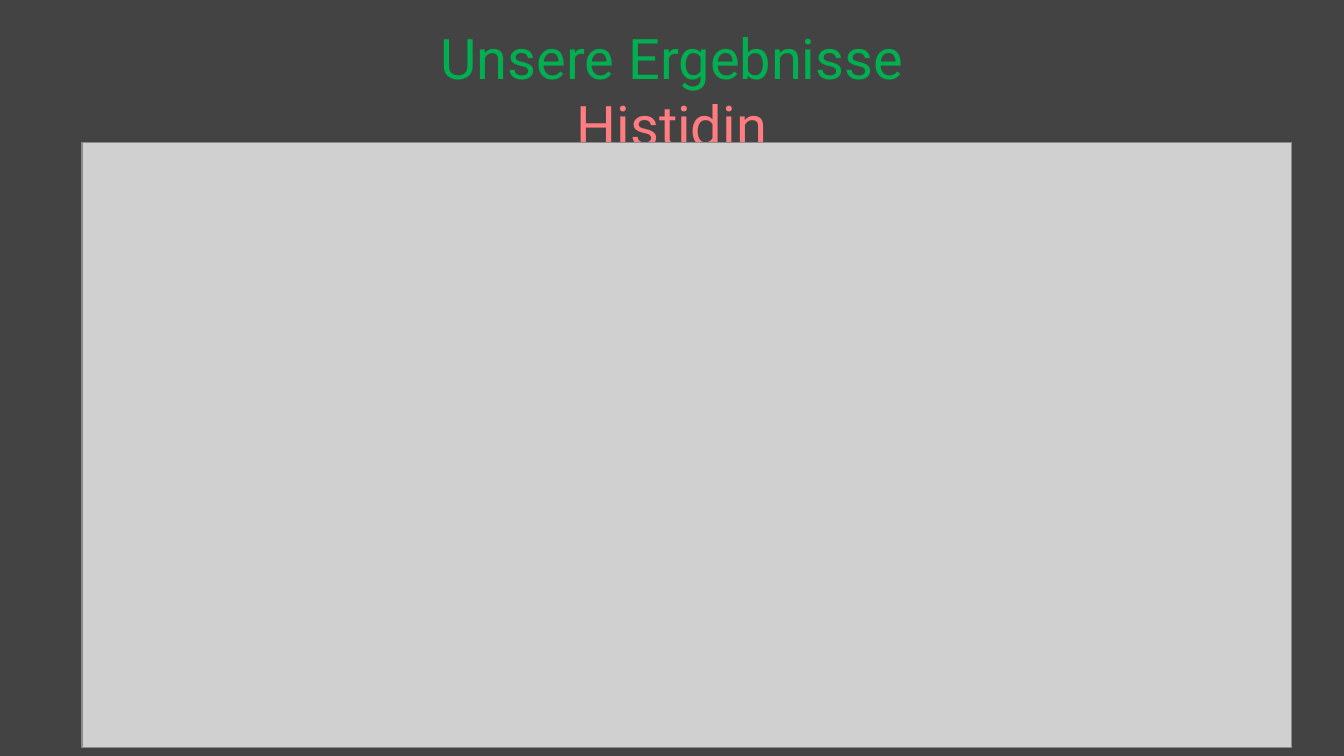
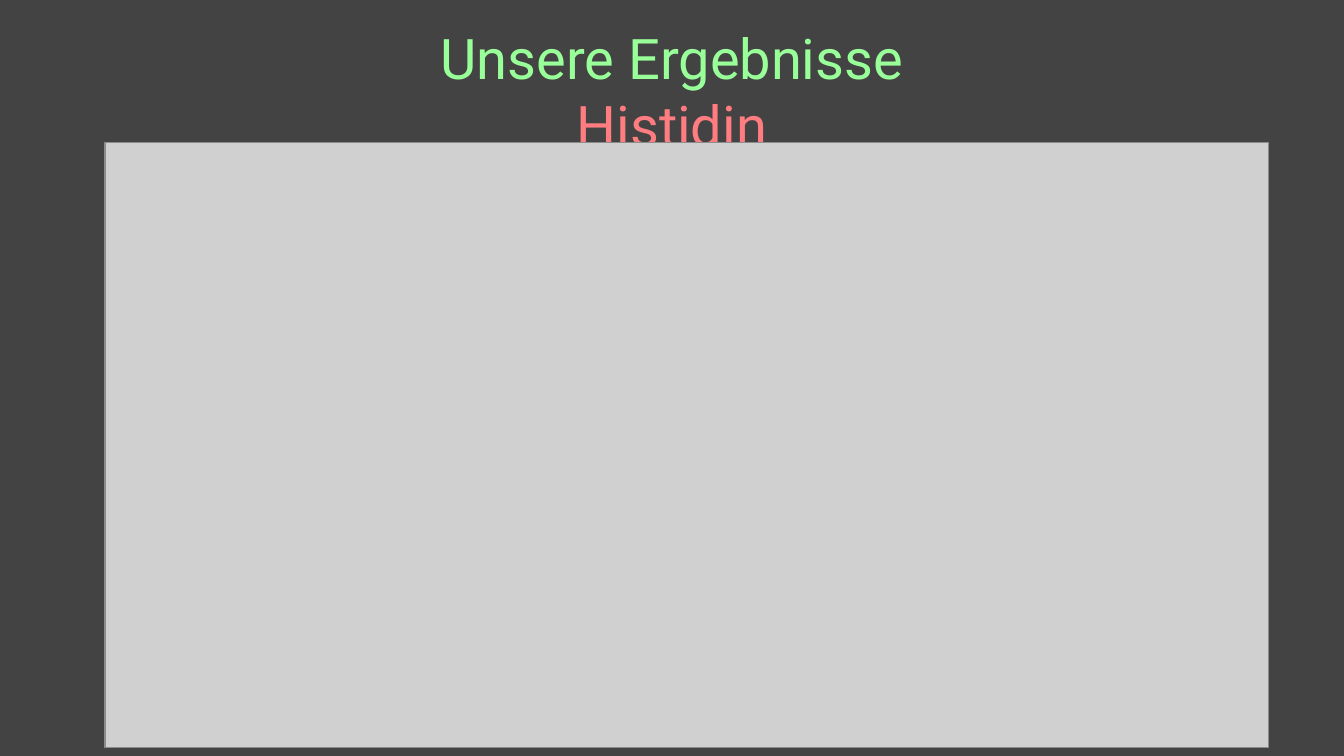
Before and after one commit to TimerErTim/bioinf.bio, a slide deck: slide 7 of sem-3_titration/presentation/BCH3_WS2025_GlycinTitration_Results.pptx (slide 5 before the commit). Drawn at 1344x756 pixels with LibreOffice and Linux fonts; fonts in the diff are those of the drawing; grey boxes stand for pictures. Boxes give left, top, right and bottom in pixels: in the first picture for what was removed or moved away, otherwise in the second. Text is boxed around its words. In the diff, an @@ line names an element or a change of style, - is before the commit and + after.

```diff
--- a/sem-3_titration/presentation/BCH3_WS2025_GlycinTitration_Results.pptx
+++ b/sem-3_titration/presentation/BCH3_WS2025_GlycinTitration_Results.pptx
@@ title "Unsere Ergebnisse Histidin" at (x1=441, y1=37, x2=903, y2=160): text colour #00B050 to #99FF99 in "Unsere Ergebnisse" @@
@@ picture resized from (x1=82, y1=142, x2=1292, y2=747) to (x1=105, y1=142, x2=1269, y2=747) @@
```
Also in this commit, not shown: 2 other slides changed, 4 slides added, 39 slides removed.
